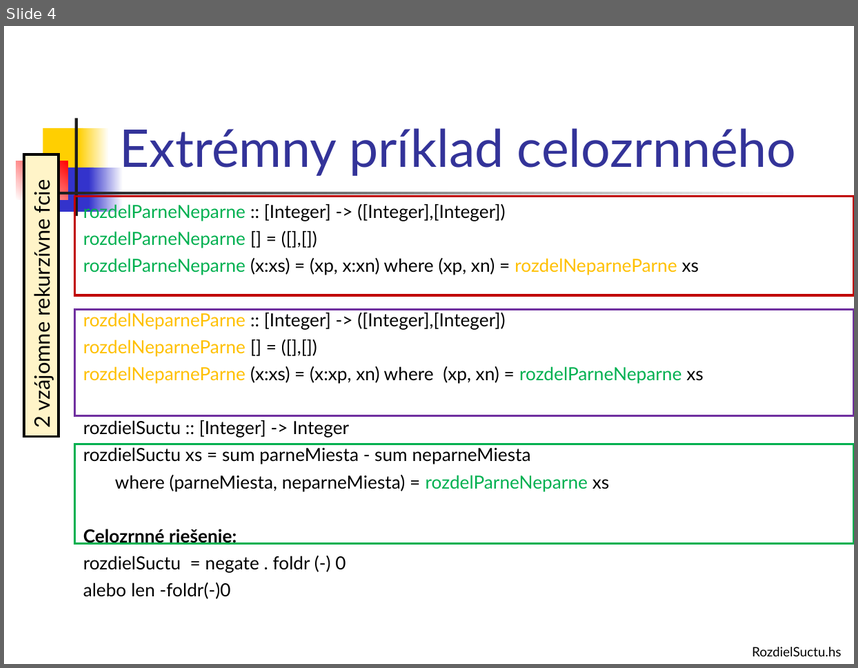
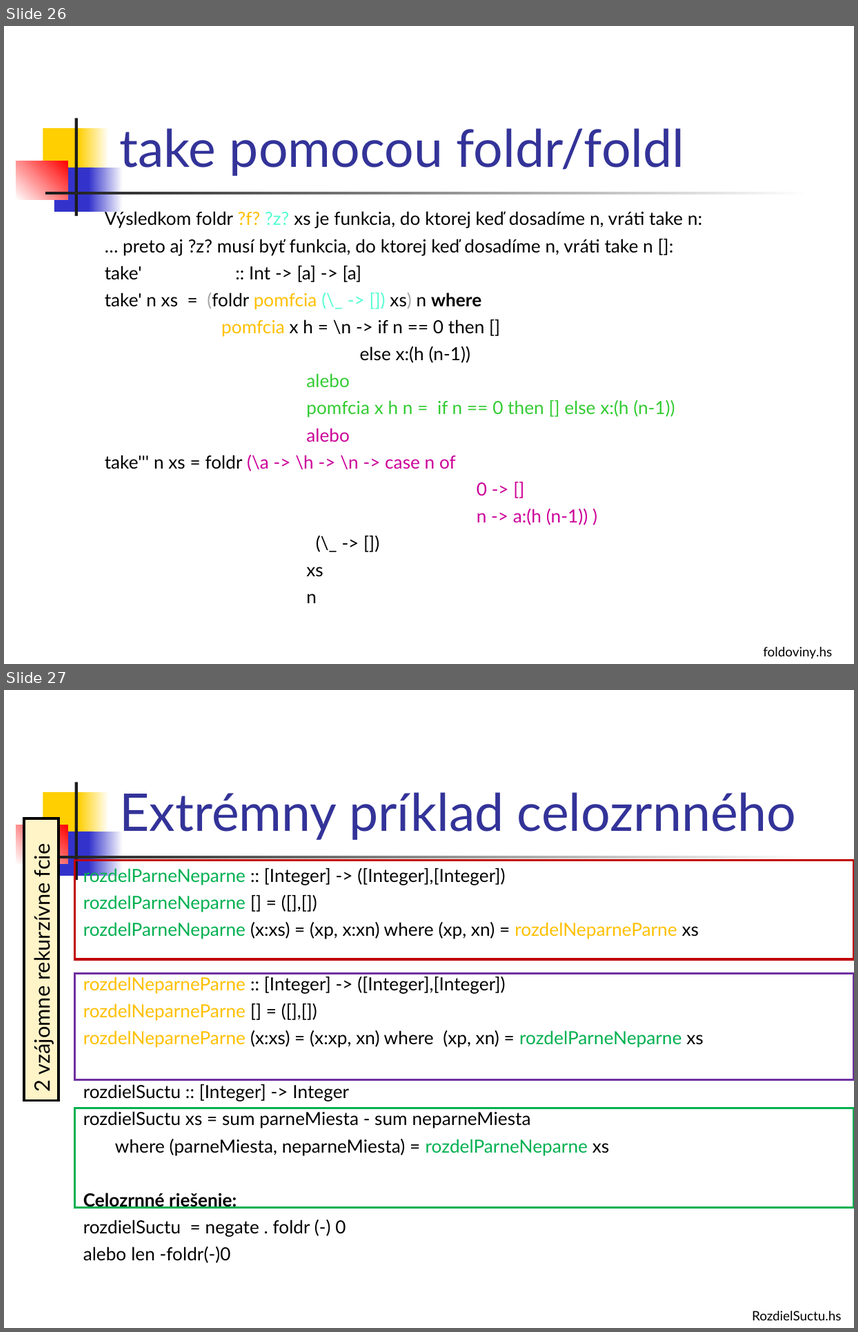
Before and after one commit to Funkcionalne/Prednasky, a slide deck: 03/03_fpro.ppt. Shown one above the other, each under a label of ours: slide 4 before the commit, slides 26 and 27 after it. The pictures are 858x668 and 858x1332 pixels, drawn with LibreOffice and Linux fonts; fonts in the diff are those of the drawing. Boxes give left, top, right and bottom in pixels: in the first picture for what was removed or moved away, otherwise in the second. Text is boxed around its words. In the diff, an @@ line names an element or a change of style, - is before the commit and + after.

```diff
--- a/03/03_fpro.ppt
+++ b/03/03_fpro.ppt
@@ slide 26 added at [4,26,854,664], background #FFFFFF; not listed: 7 template elements that a slide beside it also shows @@
@@ title added at [119,128,685,176], 44 pt, text #333399 @@
+take pomocou foldr/foldl
@@ text added at [105,210,702,603], 15.3 pt, text #000000 @@
+Výsledkom foldr ?f? ?z? xs je funkcia, do ktorej keď dosadíme n, vráti take n:
+… preto aj ?z? musí byť funkcia, do ktorej keď dosadíme n, vráti take n []:
+take' :: Int -> [a] -> [a]
+take' n xs = (foldr pomfcia (\_ -> []) xs) n where
+pomfcia x h = \n -> if n == 0 then []
+else x:(h (n-1))
+alebo
+pomfcia x h n = if n == 0 then [] else x:(h (n-1))
+alebo
+take''' n xs = foldr (\a -> \h -> \n -> case n of
+0 -> []
+n -> a:(h (n-1)) )
+(\_ -> [])
+xs
+n
@@ text added at [763,646,832,659], 11 pt, text #000000 @@
+foldoviny.hs
@@ what was slide 4 is now slide 27 @@
```
Also in this commit, not shown: 23 other slides added, 2 other files.
